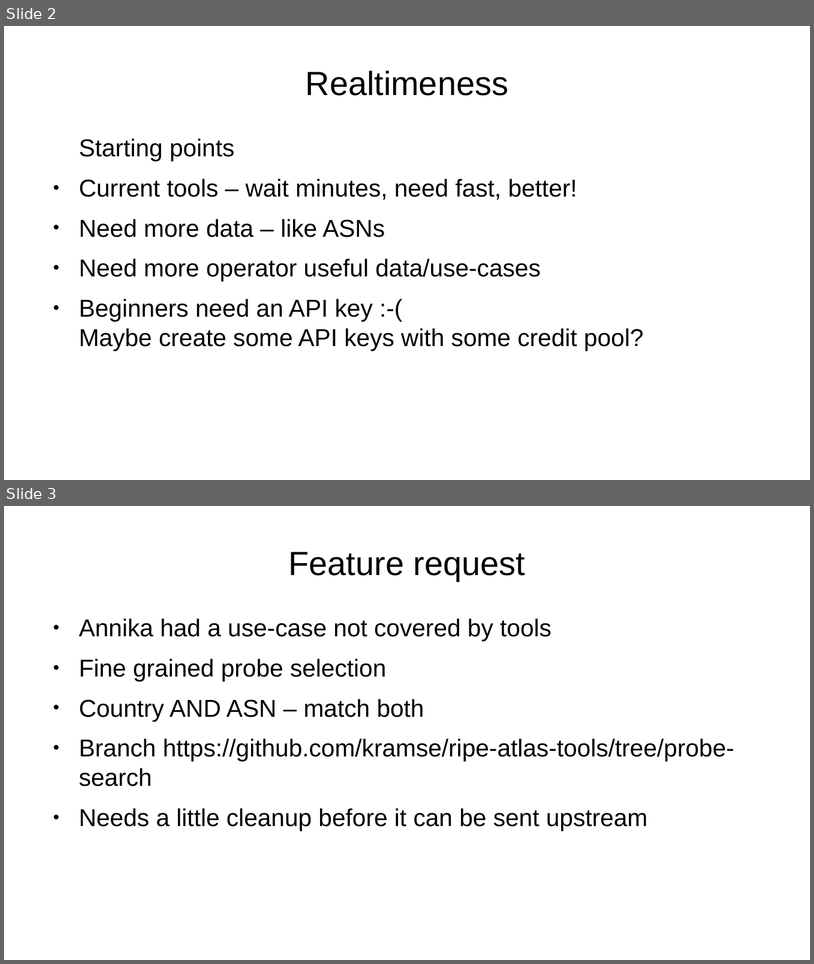
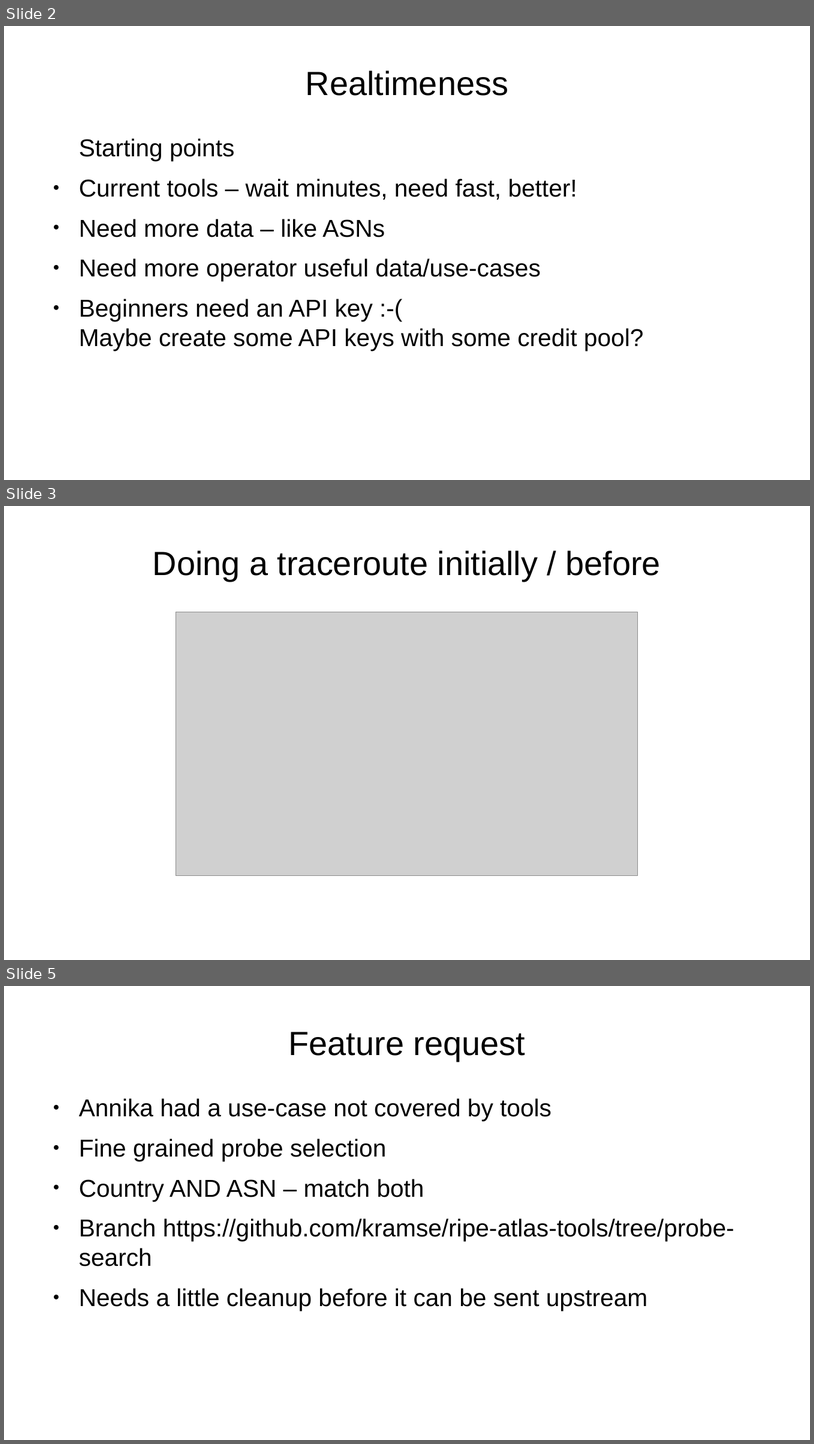
Before and after one commit to kramse/ripe-atlas-tools, a slide deck: ripe-hackdub18.odp. Shown one above the other, each under a label of ours: slides 2 and 3 before the commit, slides 2, 3 and 5 after it; the slides between them are not shown. The pictures are 814x964 and 814x1444 pixels, drawn with LibreOffice and Linux fonts; fonts in the diff are those of the drawing; grey boxes stand for pictures. Boxes give left, top, right and bottom in pixels: in the first picture for what was removed or moved away, otherwise in the second. Text is boxed around its words. In the diff, an @@ line names an element or a change of style, - is before the commit and + after.

```diff
--- a/ripe-hackdub18.odp
+++ b/ripe-hackdub18.odp
@@ slide 3 added at [4,506,810,960], background #FFFFFF @@
@@ title added at [153,550,661,581], 33 pt, text #000000 @@
+Doing a traceroute initially / before
@@ picture added at [176,612,638,876] @@
@@ what was slide 3 is now slide 5 @@
```
Also in this commit, not shown: 1 slide changed, 3 other slides added, 1 other file.
